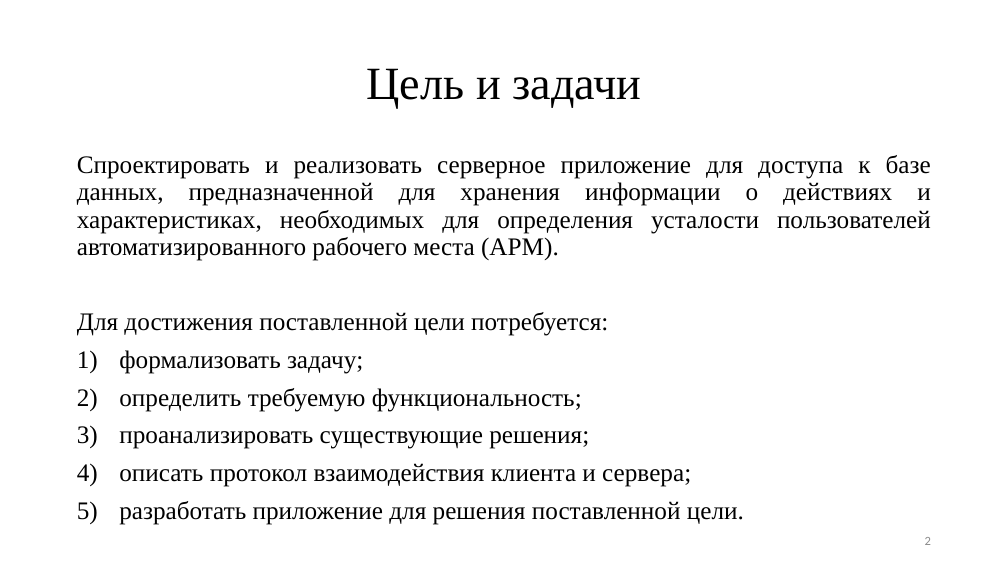
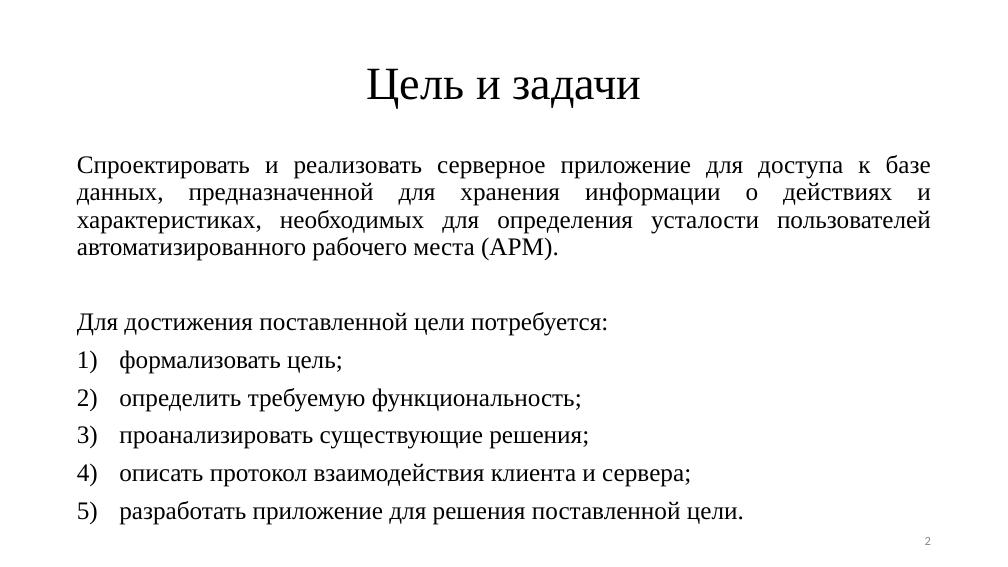
Before and after one commit to TheSawIsTheLaw/NetworkingCoursework, a slide deck: slide 2 of documentation/Presentation/presentation.pptx. Drawn at 1008x567 pixels with LibreOffice and Linux fonts; fonts in the diff are those of the drawing. Boxes give left, top, right and bottom in pixels: in the first picture for what was removed or moved away, otherwise in the second. Text is boxed around its words. In the diff, an @@ line names an element or a change of style, - is before the commit and + after.

```diff
--- a/documentation/Presentation/presentation.pptx
+++ b/documentation/Presentation/presentation.pptx
@@ text at [119,350,343,374]: text changed @@
-1) формализовать задачу;
+1) формализовать цель;
```
Also in this commit, not shown: 3 other slides changed, 3 slides added, 2 slides removed, 1 other file.
